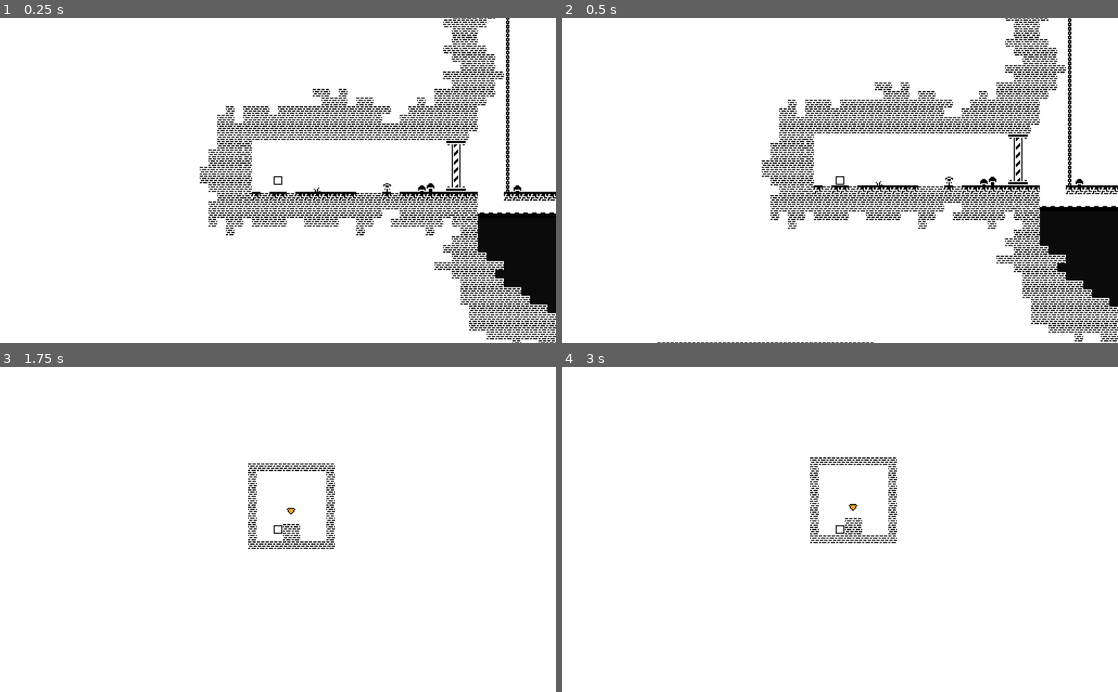
Above: before the commit, frames 1-4 (two rows, left to right).
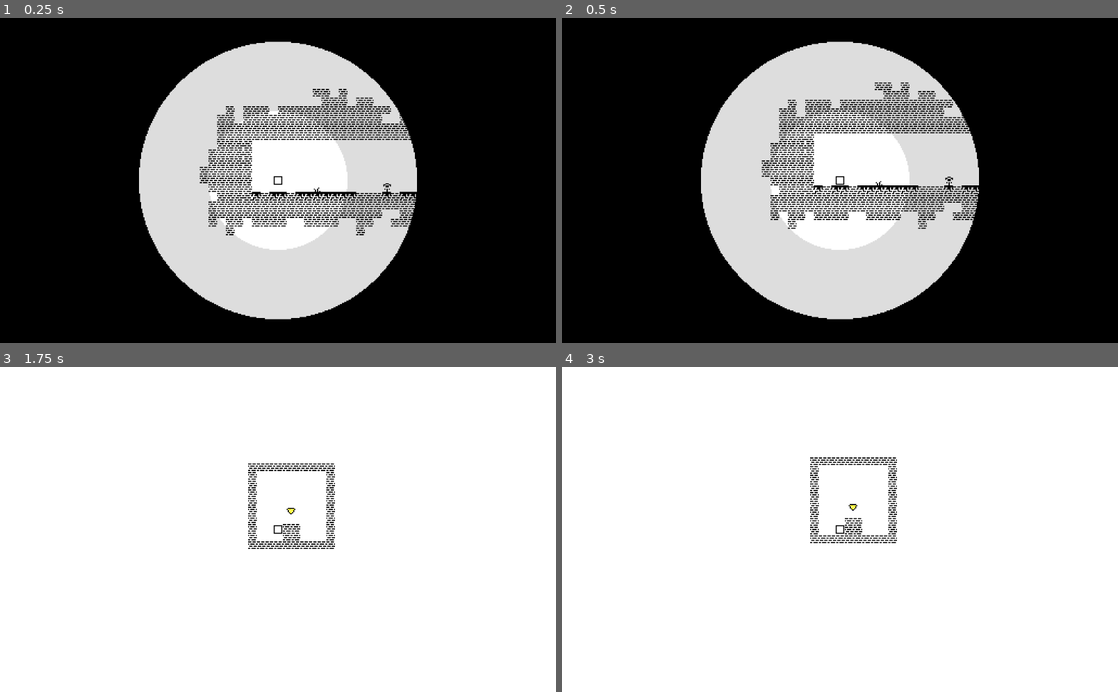
Above: after the commit, the same moments.

Repository: Yagoi23/Vild
Game: Godot game, scene res://Levels/TheReach.tscn
Same seed, same stepped clock (60 frames per second), same inputs: the game is played once before the commit and once after it. The project has no main scene, so this scene is started directly.
Inputs:
- Up to frame 1 (0.25 s): no input
- Up to frame 2 (0.5 s): no input
- Up to frame 3 (1.75 s): hold D (move_right) from 0.53 s (still down); tap W (w) at 0.6, 1.35 s; tap Space (jump) at 0.77, 1.52 s
- Up to frame 4 (3 s): release D (move_right) at 2.03 s; hold A (move_left) 2.03-2.78 s; tap W (w) at 2.1, 2.85 s; hold D (move_right) from 2.78 s (still down)

The runs differ from the first frame. In frame 1, 84% of the frame differs, in the area x 0-100%, y 0-100%; in frame 2, 84%; in frame 3, less than 0.1%; in frame 4, less than 0.1%.

Commit message:
did light
eventully change light to occular map

Diff:
--- a/Levels/TheReach.tscn
+++ b/Levels/TheReach.tscn
@@ -22,6 +22,18 @@
 
 [node name="Level1" type="Node2D"]
 
+[node name="WorldEnvironment" type="CanvasModulate" parent="."]
+color = Color( 0, 0, 0, 1 )
+
+[node name="ColorRect" type="ColorRect" parent="WorldEnvironment"]
+margin_left = -371.0
+margin_top = -457.0
+margin_right = 2765.0
+margin_bottom = 1099.0
+__meta__ = {
+"_edit_use_anchors_": false
+}
+
 [node name="Physics Objects" type="Node2D" parent="."]
 visible = false
 
--- a/Player/Player.tscn
+++ b/Player/Player.tscn
@@ -1,8 +1,9 @@
-[gd_scene load_steps=6 format=2]
+[gd_scene load_steps=7 format=2]
 
 [ext_resource path="res://Assets/TestSprite.png" type="Texture" id=1]
 [ext_resource path="res://Player/PlayerMovement.gd" type="Script" id=2]
 [ext_resource path="res://Player/PlayerCamera.tscn" type="PackedScene" id=3]
+[ext_resource path="res://Assets/LightMask.png" type="Texture" id=4]
 
 [sub_resource type="RectangleShape2D" id=1]
 extents = Vector2( 8, 8 )
@@ -31,5 +32,8 @@
 
 [node name="Camera2D" parent="." instance=ExtResource( 3 )]
 
+[node name="Light2D" type="Light2D" parent="."]
+texture = ExtResource( 4 )
+
 [connection signal="area_entered" from="Area2D" to="." method="_on_Area2D_area_entered"]
 [connection signal="area_exited" from="Area2D" to="." method="_on_Area2D_area_exited"]
Binary file changed: Assets/LightMask.png
Not shown, changed: Assets/Thumbs.db
